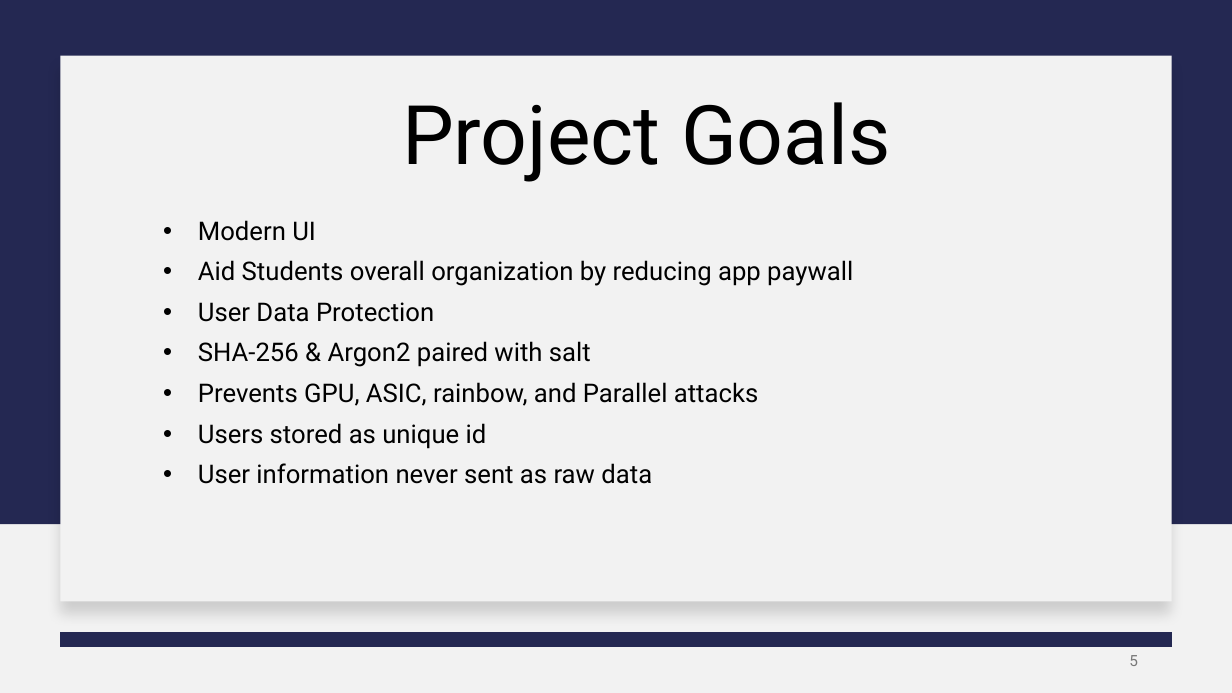
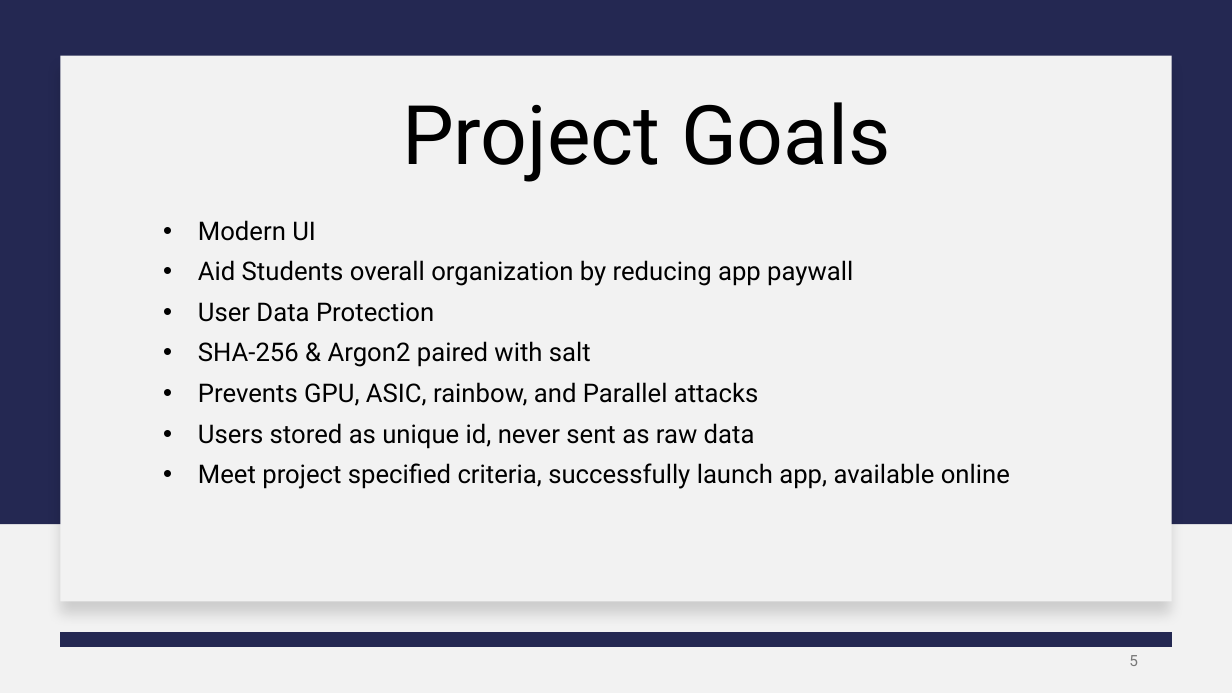
Before and after one commit to jjdeuce06/VulcanActivityTracker, a slide deck: slide 5 of Documentation/FinalPresentation/VulcanActivityTracker-Group2.pptx. Drawn at 1232x693 pixels with LibreOffice and Linux fonts; fonts in the diff are those of the drawing. Boxes give left, top, right and bottom in pixels: in the first picture for what was removed or moved away, otherwise in the second. Text is boxed around its words. In the diff, an @@ line names an element or a change of style, - is before the commit and + after.

```diff
--- a/Documentation/FinalPresentation/VulcanActivityTracker-Group2.pptx
+++ b/Documentation/FinalPresentation/VulcanActivityTracker-Group2.pptx
@@ text at <box>198,423,1010,489</box>: text changed @@
-• Users stored as unique id
-• User information never sent as raw data
+• Users stored as unique id, never sent as raw data
+• Meet project specified criteria, successfully launch app, available online
```
Also in this commit, not shown: 2 other slides changed, 2 slides added, 1 slide removed.
